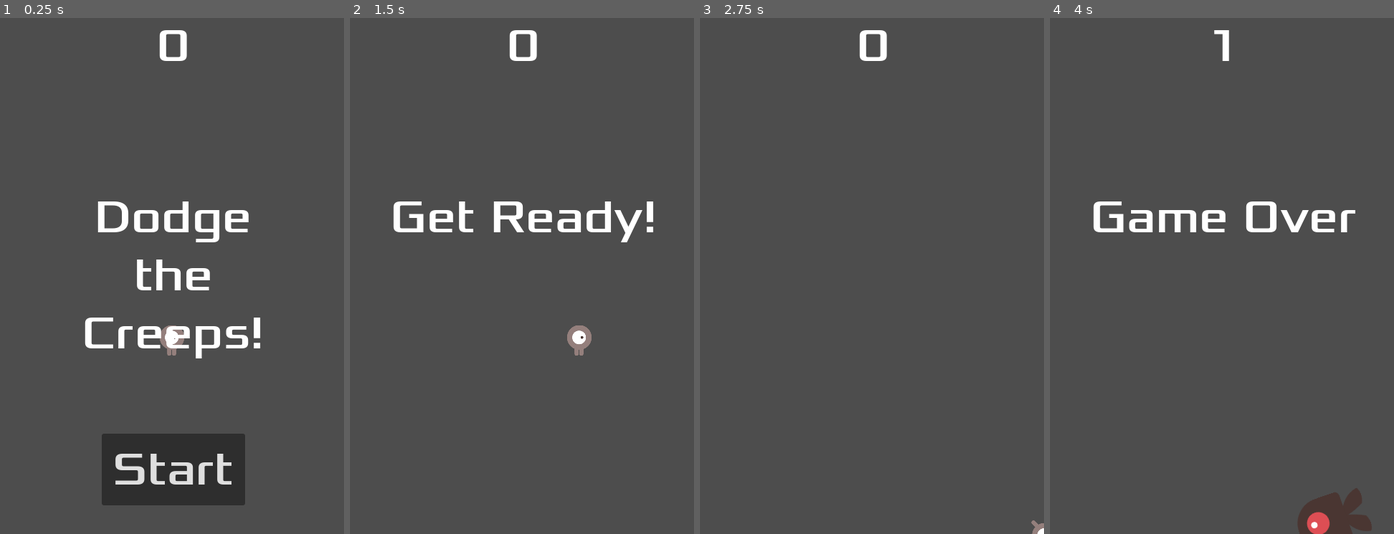
Above: before the commit, frames 1-4 (left to right).
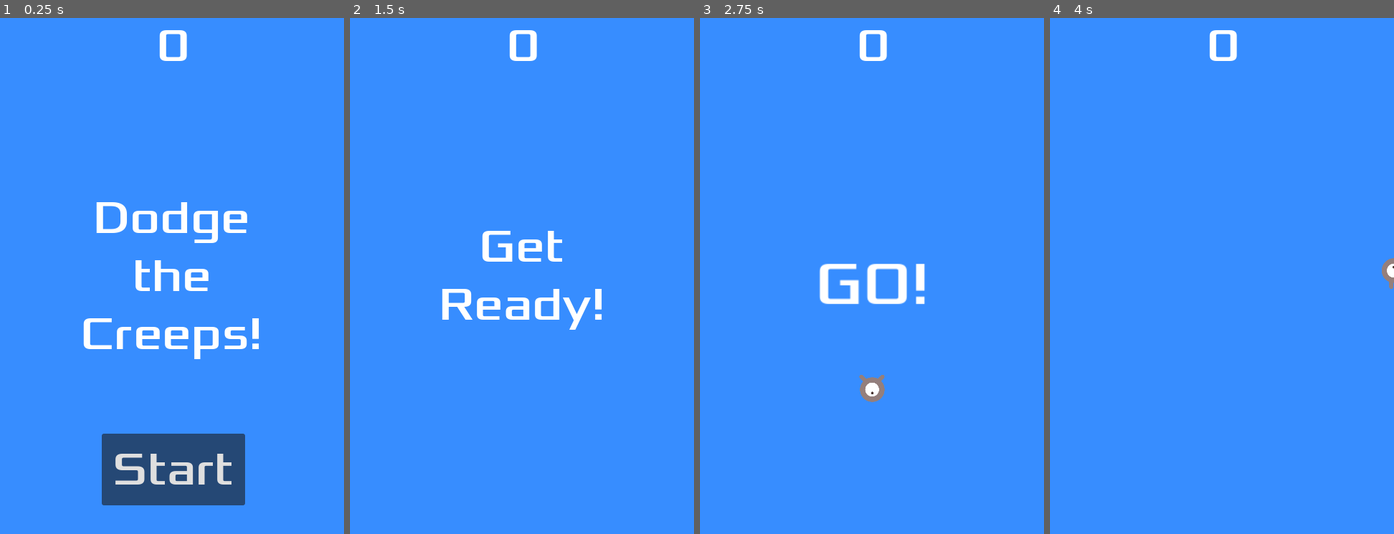
Above: after the commit, the same moments.

Repository: seitamuro/godot-official-tutorial
Game: Godot game, scene res://main.tscn
The game is run twice, just before and just after one commit, with the same random seed, the same clock (stepped at 60 frames per second) and the same inputs.
Inputs:
- Up to frame 1 (0.25 s): no input
- Up to frame 2 (1.5 s): click "Start" at 0.5 s; tap Enter at 1.25 s; hold D (move_right) from 1.28 s (still down)
- Up to frame 3 (2.75 s): release D (move_right) at 2.03 s; hold S (move_down) from 2.03 s (still down)
- Up to frame 4 (4 s): release S (move_down) at 2.78 s; hold D (move_right) 2.78-3.53 s; hold W (move_up) from 3.53 s (still down)

The runs differ from the first frame. In frame 1, 97% of the frame differs, in the area x 0-100%, y 0-100%; in frame 2, 100%; in frame 3, 100%; in frame 4, 100%.

Commit message:
BGMを追加+GOのテキストを追加

Diff:
--- a/HUD.gd
+++ b/HUD.gd
@@ -11,17 +11,25 @@
 func _process(_delta):
 	pass
 
-func show_message(text):
-	$Message.text = text
-	$Message.show()
-	$MessageTimer.start()
+func show_message(text, scaling=false):
+	$CenterContainer/Message.text = text
+	$CenterContainer/Message.show()
+
+	if scaling:
+		$AnimationPlayer.play("scaling")
+		var animation_timeout = $AnimationPlayer.get_animation("scaling").length
+		await get_tree().create_timer(animation_timeout).timeout
+		$CenterContainer/Message.hide()
+	else:
+		await get_tree().create_timer(2.0).timeout
+		$CenterContainer/Message.hide()
 
 func show_game_over():
 	show_message("Game Over")
-	await $MessageTimer.timeout
+	await get_tree().create_timer(2.0).timeout
 
-	$Message.text = "Dodge\nthe\nCreeps!"
-	$Message.show()
+	$CenterContainer/Message.text = "Dodge\nthe\nCreeps!"
+	$CenterContainer/Message.show()
 
 	await get_tree().create_timer(1.0).timeout
 	$StartButton.show()
@@ -30,9 +38,10 @@
 	$ScoreLabel.text = str(score)
 
 func _on_message_timer_timeout():
-	$Message.hide()
+	$CenterContainer/Message.hide()
 
 func _on_start_button_pressed():
 	$StartButton.hide()
-	show_message("Get Ready!")
+	await show_message("Get Ready!")
 	start_game.emit()
+	show_message("GO!", true)
--- a/hud.tscn
+++ b/hud.tscn
@@ -1,29 +1,49 @@
-[gd_scene load_steps=3 format=3 uid="uid://cpnfni1rrouta"]
+[gd_scene load_steps=7 format=3 uid="uid://cpnfni1rrouta"]
 
 [ext_resource type="Script" path="res://HUD.gd" id="1_8nb7i"]
 [ext_resource type="FontFile" uid="uid://cdsshahmdka48" path="res://fonts/Xolonium-Regular.ttf" id="2_n7gn1"]
 
+[sub_resource type="Animation" id="Animation_syvxt"]
+resource_name = "scaling"
+length = 0.5
+tracks/0/type = "value"
+tracks/0/imported = false
+tracks/0/enabled = true
+tracks/0/path = NodePath(".:scale")
+tracks/0/interp = 1
+tracks/0/loop_wrap = true
+tracks/0/keys = {
+"times": PackedFloat32Array(0, 0.5),
+"transitions": PackedFloat32Array(1, 1),
+"update": 0,
+"values": [Vector2(1, 1), Vector2(2, 2)]
+}
+
+[sub_resource type="AnimationLibrary" id="AnimationLibrary_o475n"]
+_data = {
+"scaling": SubResource("Animation_syvxt")
+}
+
+[sub_resource type="InputEventAction" id="InputEventAction_4nspx"]
+action = &"start_game"
+
+[sub_resource type="Shortcut" id="Shortcut_glnsg"]
+events = [SubResource("InputEventAction_4nspx")]
+
 [node name="HUD" type="CanvasLayer"]
 script = ExtResource("1_8nb7i")
 
-[node name="Control" type="Control" parent="."]
-layout_mode = 3
-anchors_preset = 0
-offset_right = 40.0
-offset_bottom = 40.0
-
-[node name="Message" type="Label" parent="."]
-anchors_preset = 8
-anchor_left = 0.5
-anchor_top = 0.5
-anchor_right = 0.5
-anchor_bottom = 0.5
-offset_left = -238.5
-offset_top = -121.0
-offset_right = 241.5
-offset_bottom = 122.0
+[node name="CenterContainer" type="CenterContainer" parent="."]
+layout_direction = 1
+anchors_preset = 15
+anchor_right = 1.0
+anchor_bottom = 1.0
 grow_horizontal = 2
 grow_vertical = 2
+size_flags_stretch_ratio = 0.0
+
+[node name="Message" type="Label" parent="CenterContainer"]
+layout_mode = 2
 theme_override_fonts/font = ExtResource("2_n7gn1")
 theme_override_font_sizes/font_size = 64
 text = "Dodge
@@ -31,6 +51,18 @@
 Creeps!"
 horizontal_alignment = 1
 autowrap_mode = 2
+
+[node name="AnimationPlayer" type="AnimationPlayer" parent="."]
+root_node = NodePath("../CenterContainer/Message")
+libraries = {
+"": SubResource("AnimationLibrary_o475n")
+}
+
+[node name="Control" type="Control" parent="."]
+layout_mode = 3
+anchors_preset = 0
+offset_right = 40.0
+offset_bottom = 40.0
 
 [node name="StartButton" type="Button" parent="."]
 anchors_preset = 7
@@ -46,6 +78,7 @@
 grow_vertical = 0
 theme_override_fonts/font = ExtResource("2_n7gn1")
 theme_override_font_sizes/font_size = 64
+shortcut = SubResource("Shortcut_glnsg")
 text = "Start"
 
 [node name="MessageTimer" type="Timer" parent="."]
--- a/main.gd
+++ b/main.gd
@@ -5,22 +5,29 @@
 
 # Called when the node enters the scene tree for the first time.
 func _ready():
-	new_game()
+	pass
 
 
 # Called every frame. 'delta' is the elapsed time since the previous frame.
 func _process(_delta):
 	pass
 
+func gameover():
+	$ScoreTimer.stop()
+	$MobTimer.stop()
+	$HUD.show_game_over()
+	$Music.stop()
+	$DeathSound.play()
+
 
 # Gameover
 func _on_player_hit():
-	$ScoreTimer.stop()
-	$MobTimer.stop()
-	$HUD.show_game_over()
+	gameover()
+
 
 func new_game():
 	score = 0
+	$Music.play()
 	$HUD.update_score(score)
 	$Player.start($StartPosition.position)
 	$StartTimer.start()
--- a/main.tscn
+++ b/main.tscn
@@ -1,9 +1,11 @@
-[gd_scene load_steps=6 format=3 uid="uid://dwt54pb7f58i"]
+[gd_scene load_steps=8 format=3 uid="uid://dwt54pb7f58i"]
 
 [ext_resource type="Script" path="res://main.gd" id="1_coqtt"]
 [ext_resource type="PackedScene" uid="uid://dld1lkvraaduy" path="res://mob.tscn" id="2_bydve"]
 [ext_resource type="PackedScene" uid="uid://b7ebpaia8fx8c" path="res://player.tscn" id="3_nlnhr"]
 [ext_resource type="PackedScene" uid="uid://cpnfni1rrouta" path="res://hud.tscn" id="4_2p1wu"]
+[ext_resource type="AudioStream" uid="uid://cmfhtipuain77" path="res://art/House In a Forest Loop.ogg" id="5_uipbt"]
+[ext_resource type="AudioStream" uid="uid://dw85il7ueu1ky" path="res://art/gameover.wav" id="6_7v116"]
 
 [sub_resource type="Curve2D" id="Curve2D_ajxxx"]
 _data = {
@@ -34,9 +36,26 @@
 position = Vector2(0, -1)
 
 [node name="Player" parent="." instance=ExtResource("3_nlnhr")]
-position = Vector2(-55, 4)
+z_index = 1
+position = Vector2(78, 121)
 
 [node name="HUD" parent="." instance=ExtResource("4_2p1wu")]
+
+[node name="ColorRect" type="ColorRect" parent="."]
+anchors_preset = 15
+anchor_right = 1.0
+anchor_bottom = 1.0
+offset_right = 480.0
+offset_bottom = 720.0
+grow_horizontal = 2
+grow_vertical = 2
+color = Color(0.215686, 0.552941, 1, 1)
+
+[node name="Music" type="AudioStreamPlayer" parent="."]
+stream = ExtResource("5_uipbt")
+
+[node name="DeathSound" type="AudioStreamPlayer" parent="."]
+stream = ExtResource("6_7v116")
 
 [connection signal="timeout" from="MobTimer" to="." method="_on_mob_timer_timeout"]
 [connection signal="timeout" from="ScoreTimer" to="." method="_on_score_timer_timeout"]
--- a/project.godot
+++ b/project.godot
@@ -47,3 +47,8 @@
 , Object(InputEventKey,"resource_local_to_scene":false,"resource_name":"","device":-1,"window_id":0,"alt_pressed":false,"shift_pressed":false,"ctrl_pressed":false,"meta_pressed":false,"pressed":false,"keycode":0,"physical_keycode":4194322,"key_label":0,"unicode":0,"echo":false,"script":null)
 ]
 }
+start_game={
+"deadzone": 0.5,
+"events": [Object(InputEventKey,"resource_local_to_scene":false,"resource_name":"","device":-1,"window_id":0,"alt_pressed":false,"shift_pressed":false,"ctrl_pressed":false,"meta_pressed":false,"pressed":false,"keycode":0,"physical_keycode":4194309,"key_label":0,"unicode":0,"echo":false,"script":null)
+]
+}
